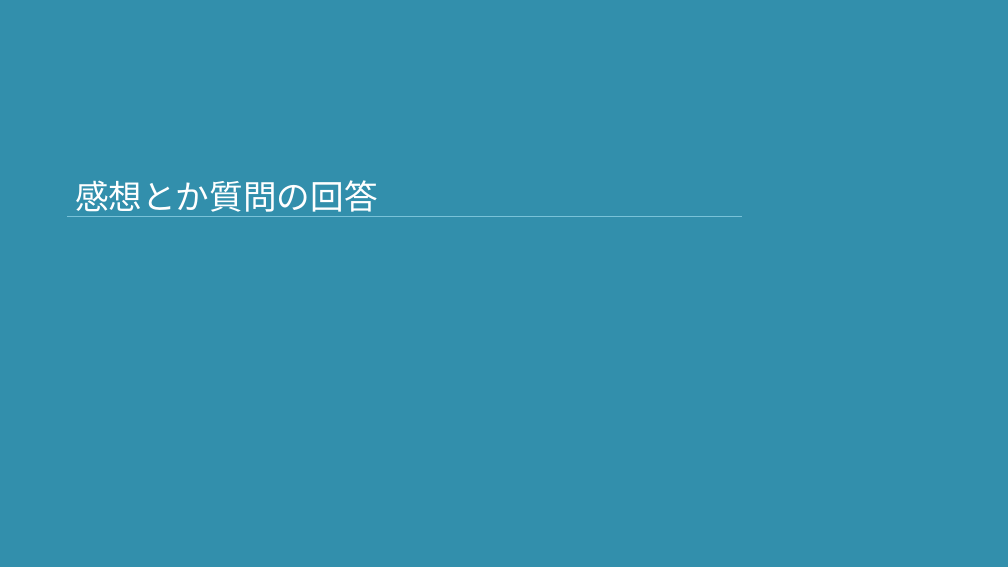
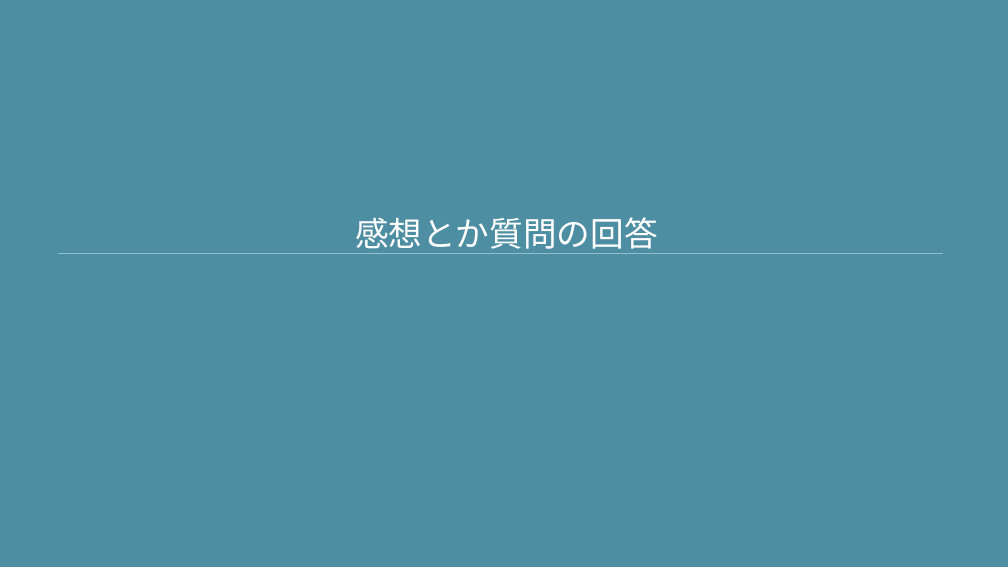
Before and after one commit to shioyadan/advanced-computer-organization, a slide deck: slide 59 of aco-shioya-07.pptx (slide 97 before the commit). Drawn at 1008x567 pixels with LibreOffice and Linux fonts; fonts in the diff are those of the drawing. Boxes give left, top, right and bottom in pixels: in the first picture for what was removed or moved away, otherwise in the second. Text is boxed around its words. In the diff, an @@ line names an element or a change of style, - is before the commit and + after.

```diff
--- a/aco-shioya-07.pptx
+++ b/aco-shioya-07.pptx
@@ background #328FAC to #4E8EA2 @@
@@ title "感想とか質問の回答": place and size @@
-title "感想とか質問の回答" at (75, 180, 378, 217)
+title "感想とか質問の回答" at (355, 217, 658, 254)
@@ title "感想とか質問の回答" at (355, 217, 658, 254): alignment left to centre @@
@@ line removed from (67, 216) to (743, 216) @@
@@ line added from (57, 254) to (943, 254), #92BDCA 0.75 pt @@
```
Also in this commit, not shown: 55 other slides changed, 31 slides added, 57 slides removed, 2 other files.
